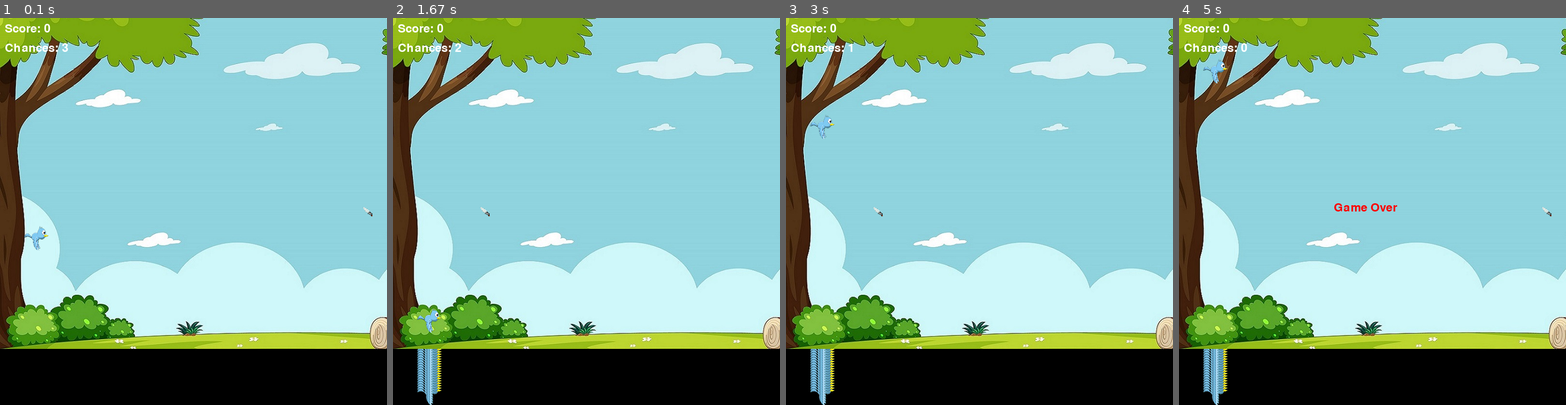
Above: before the commit, frames 1-4 (left to right).
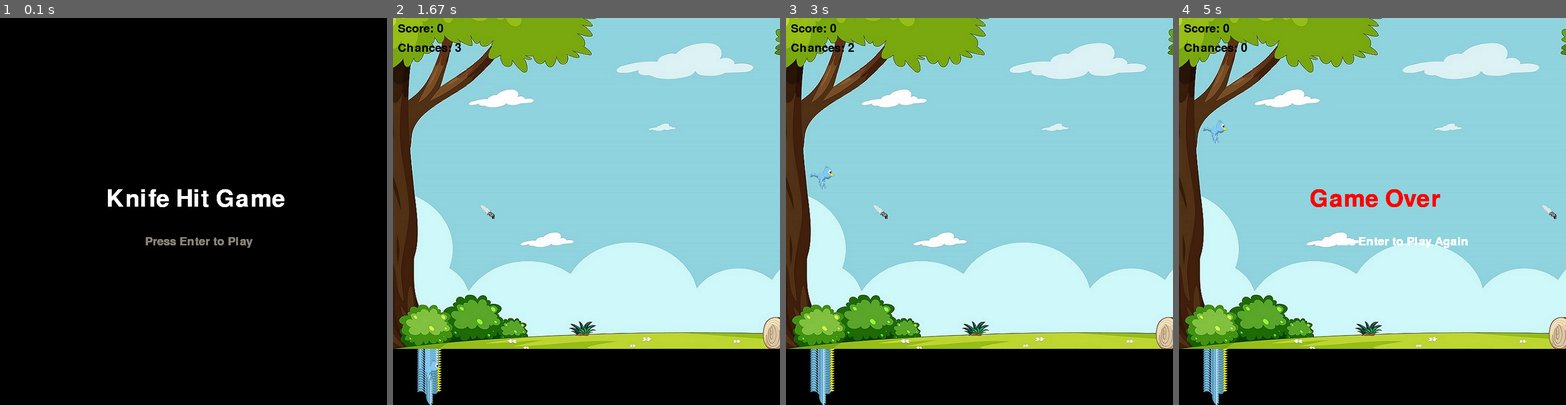
Above: after the commit, the same moments.

Repository: Nidup21/CSF101_CAP2_Pygame
Game: pygame game, started from mygame.py
The game is run twice, just before and just after one commit, with the same random seed, the same clock (stepped at 60 frames per second) and the same inputs.
Inputs (mouse positions are in pixels of both pictures, inside the frame that each line leads up to):
- Up to frame 1 (0.1 s): no input
- Up to frame 2 (1.67 s): tap Enter at 0.33 s; press the mouse at (621, 308) at 0.7 s; move the mouse to (540, 192) at 0.8 s; release the mouse at (458, 76) at 0.93 s
- Up to frame 3 (3 s): press the mouse at (1014, 308) at 2.03 s; move the mouse to (1060, 207) at 2.13 s; release the mouse at (1103, 103) at 2.27 s
- Up to frame 4 (5 s): press the mouse at (1407, 308) at 3.37 s; move the mouse to (1372, 277) at 3.47 s; release the mouse at (1337, 250) at 3.6 s; press the mouse at (1407, 308) at 4.7 s; move the mouse to (1329, 207) at 4.8 s; release the mouse at (1252, 103) at 4.93 s

The runs differ from the first frame. In frame 1, 85% of the frame differs, in the area x 0-100%, y 0-86%; in frame 2, 0.7%; in frame 3, 0.5%; in frame 4, 1.6%.

Commit message:
new code

Diff:
--- a/mygame.py
+++ b/mygame.py
@@ -1,9 +1,8 @@
-
-
 import pygame
 import random
 import os
 
+# Initialize pygame
 pygame.init()
 
 # Screen dimensions
@@ -27,8 +26,8 @@
 bird_height = 50
 bird = pygame.transform.scale(bird, (bird_width, bird_height))
 
-knife_width = 20
-knife_height = 20
+knife_width = 30
+knife_height = 30
 knife = pygame.transform.scale(knife, (knife_width, knife_height))
 
 # Bird initial position and velocity
@@ -46,7 +45,7 @@
 score = 0
 
 # Chances and Game Over
-chances = 3
+chances = 4
 game_over = False
 
 # Initialize the clock to control the frame rate
@@ -55,6 +54,15 @@
 # Define font for displaying text
 font = pygame.font.Font(None, 36)
 
+# Define font for the game menu
+menu_font = pygame.font.Font(None, 72)
+
+# Game state
+STATE_MENU = 0
+STATE_PLAYING = 1
+STATE_GAME_OVER = 2
+current_state = STATE_MENU  # Start with the menu
+
 # Main game loop
 running = True
 while running:
@@ -62,68 +70,94 @@
         if event.type == pygame.QUIT:
             running = False
 
-    if not game_over:
-        # Update the bird's position in the vertical direction
-        bird_y += bird_velocity
+    if current_state == STATE_MENU:
+        # Display the menu
+        menu_text = menu_font.render('Knife Hit Game', True, (255, 255, 255))
+        play_again_text = font.render('Press Enter to Play', True, (139,131,120))
+        window.blit(menu_text, (width // 2 - 180, height // 2 - 50))
+        window.blit(play_again_text, (width // 2 - 100, height // 2 + 50))
 
-        # Check if the bird reaches the screen's boundaries and reverse direction if needed
-        if bird_y <= 0:
-            bird_y = 0
-            bird_velocity = abs(bird_velocity)  # Change direction to down
-        elif bird_y >= height - bird_height:
-            bird_y = height - bird_height
-            bird_velocity = -abs(bird_velocity)  # Change direction to up
+        keys = pygame.key.get_pressed()
+        if keys[pygame.K_RETURN]:  # Enter key
+            current_state = STATE_PLAYING
 
-        # Handle knife movement based on player input (tap)
-        if knife_shot:
-            if knife_x > 0:
-                knife_x -= knife_velocity
-            else:
-                knife_shot = False  # Reset the knife's position
+    elif current_state == STATE_PLAYING:
+        if not game_over:
+            # Update the bird's position in the vertical direction
+            bird_y += bird_velocity
+
+            # Check if the bird reaches the screen's boundaries and reverse direction if needed
+            if bird_y <= 0:
+                bird_y = 0
+                bird_velocity = abs(bird_velocity)  # Change direction to down
+            elif bird_y >= height - bird_height:
+                bird_y = height - bird_height
+                bird_velocity = -abs(bird_velocity)  # Change direction to up
+
+            # Handle knife movement based on player input (tap)
+            if knife_shot:
+                if knife_x > 0:
+                    knife_x -= knife_velocity
+                else:
+                    knife_shot = False  # Reset the knife's position
+                    knife_x = width - 50
+                    knife_y = height // 2 - knife_height // 2  # Position in the center vertically
+
+            # Check if the screen was tapped (left mouse button)
+            if pygame.mouse.get_pressed()[0]:  # 0 represents the left mouse button
+                if not knife_shot and chances > 0:
+                    knife_shot = True
+                    knife_x = width - 50
+                    knife_y = height // 2 - knife_height // 2  # Position in the center vertically
+                    chances -= 1
+
+            # Check for collision between knife and bird
+            if knife_shot and knife_x < bird_x + bird_width and knife_x + knife_width > bird_x and knife_y < bird_y + bird_height and knife_y + knife_height > bird_y:
+                # Collision occurred, increment the score and reset the knife
+                score += 1
+                knife_shot = False
                 knife_x = width - 50
-                knife_y = height // 2 - knife_height // 2  # Position in the center vertically
+                knife_y = height // 2 - knife_height // 2
 
-        # Check if the screen was tapped (left mouse button)
-        if pygame.mouse.get_pressed()[0]:  # 0 represents the left mouse button
-            if not knife_shot and chances > 0:
-                knife_shot = True
-                knife_x = width - 50
-                knife_y = height // 2 - knife_height // 2  # Position in the center vertically
-                chances -= 1
+            # Check for "Game Over" condition
+            if chances == 0:
+                game_over = True
 
-        # Check for collision between knife and bird
-        if knife_shot and knife_x < bird_x + bird_width and knife_x + knife_width > bird_x and knife_y < bird_y + bird_height and knife_y + knife_height > bird_y:
-            # Collision occurred, increment the score and reset the knife
-            score += 1
-            knife_shot = False
-            knife_x = width - 50
-            knife_y = height // 2 - knife_height // 2
+        # Draw the background image on the window
+        window.blit(background, (0, 0))
 
-        # Check for "Game Over" condition
-        if chances == 0:
-            game_over = True
+        # Draw the bird at the left side
+        window.blit(bird, (bird_x, bird_y))
 
-    # Draw the background image on the window
-    window.blit(background, (0, 0))
+        # Draw the knife on the right side in the center
+        window.blit(knife, (knife_x, knife_y))
 
-    # Draw the bird at the left side
-    window.blit(bird, (bird_x, bird_y))
+        # Display the score on the window
+        score_text = font.render(f'Score: {score}', True, (0,0,0))
+        window.blit(score_text, (10, 10))
 
-    # Draw the knife on the right side in the center
-    window.blit(knife, (knife_x, knife_y))
+        # Display the remaining chances on the window
+        chances_text = font.render(f'Chances: {chances}', True, (0,0,0,))
+        window.blit(chances_text, (10, 50))
 
-    # Display the score on the window
-    score_text = font.render(f'Score: {score}', True, (255, 255, 255))
-    window.blit(score_text, (10, 10))
+        if game_over:
+            current_state = STATE_GAME_OVER
 
-    # Display the remaining chances on the window
-    chances_text = font.render(f'Chances: {chances}', True, (255, 255, 255))
-    window.blit(chances_text, (10, 50))
+    elif current_state == STATE_GAME_OVER:
+        # Display the game over menu
+        game_over_text = menu_font.render('Game Over', True, (255, 0, 0))
+        play_again_text = font.render('Press Enter to Play Again', True, (255, 255, 255))
+        window.blit(game_over_text, (width // 2 - 130, height // 2 - 50))
+        window.blit(play_again_text, (width // 2 - 100, height // 2 + 50))
 
-    # Display "Game Over" when game over
-    if game_over:
-        game_over_text = font.render('Game Over', True, (255, 0, 0))
-        window.blit(game_over_text, (width // 2 - 80, height // 2 - 20))
+        keys = pygame.key.get_pressed()
+        if keys[pygame.K_RETURN]:  # Enter key
+            current_state = STATE_PLAYING
+            # Reset the game state
+            bird_y = height // 2
+            score = 0
+            chances = 4
+            game_over = False
 
     pygame.display.update()
 
